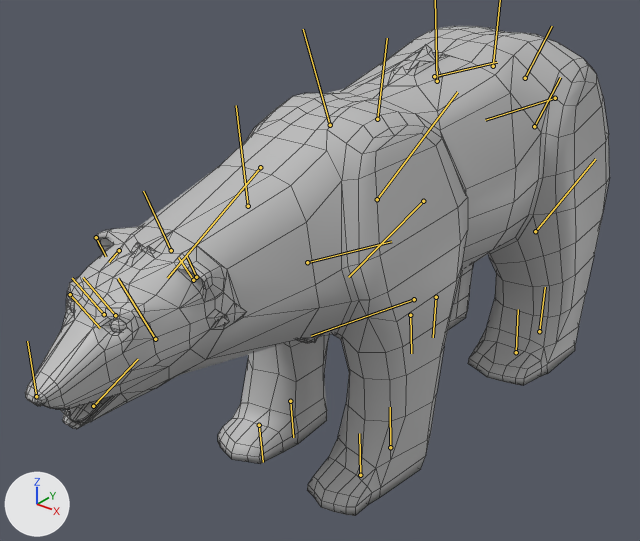
Renders of the FBX model Assets/Models/Bear_Big.fbx from each side of a commit.
One viewpoint serves both versions: a 50 mm lens placed at (0.0481, -0.0756, 0.0581), pointed at (-0.0014, -0.0138, 0.0198). The lights are fixed; the arrows at lower left show +X, +Y and +Z. Both versions are drawn at frame 491 of the action 'Take 001'; the numbers are the values there. The bones that bend it are drawn over the model as lines. Mesh edges are drawn as thin lines.

In view in the first picture: 'Bear_Big'.
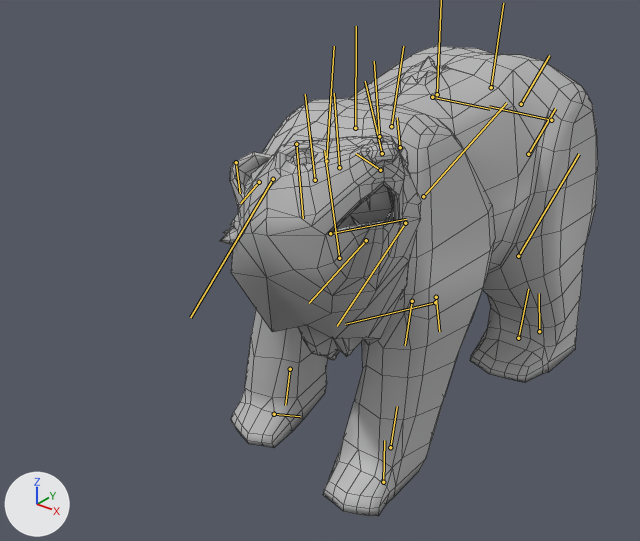
Boxes [x1, y1, x2, y2] around the edits, measured in the pictures (640 x 541 px):
'Bear_Big', posed (35% narrower)
    before: [25, 26, 610, 516]
    after: [220, 45, 598, 516]
bone 'Spine4', root to tip
    before: (330, 125) to (303, 29)
    after: (355, 128) to (356, 26)
bone 'Neck1', root to tip
    before: (248, 206) to (236, 105)
    after: (326, 161) to (334, 46)
bone 'Neck2', root to tip
    before: (171, 250) to (143, 191)
    after: (315, 180) to (305, 94)
bone 'Nose', root to tip
    before: (36, 396) to (27, 341)
    after: (382, 153) to (365, 81)
bone 'Brow_L', root to tip
    before: (115, 315) to (83, 277)
    after: (379, 136) to (374, 61)
bone 'Brow_R', root to tip
    before: (70, 294) to (100, 328)
    after: (296, 144) to (303, 218)
bone 'Jaw1', root to tip
    before: (155, 339) to (118, 278)
    after: (339, 258) to (324, 150)
bone 'Arm_L1', root to tip
    before: (377, 199) to (457, 92)
    after: (423, 196) to (506, 103)
bone 'Arm_L4', root to tip
    before: (360, 475) to (359, 433)
    after: (383, 482) to (384, 440)
bone 'Arm_R1', root to tip
    before: (260, 167) to (167, 278)
    after: (273, 179) to (190, 317)
bone 'Arm_R2', root to tip
    before: (307, 262) to (391, 241)
    after: (330, 233) to (406, 219)
bone 'Arm_R4', root to tip
    before: (259, 425) to (263, 462)
    after: (274, 414) to (300, 416)
bone 'Foot_L1', root to tip
    before: (555, 98) to (485, 120)
    after: (551, 120) to (489, 106)
bone 'Foot_L2', root to tip
    before: (535, 231) to (595, 159)
    after: (518, 256) to (579, 154)
bone 'Foot_L4', root to tip
    before: (516, 352) to (518, 309)
    after: (518, 338) to (528, 289)
bone 'Foot_R1', root to tip
    before: (434, 76) to (497, 62)
    after: (432, 97) to (490, 109)
bone 'Foot_R2', root to tip
    before: (423, 201) to (348, 277)
    after: (405, 223) to (337, 326)
bone 'Foot_R4', root to tip
    before: (410, 315) to (411, 353)
    after: (412, 301) to (405, 345)

Patch to the scene script:
```diff
--- a/Assets/Models/Bear_Big.fbx.py
+++ b/Assets/Models/Bear_Big.fbx.py
@@ bone_spine @@
 bone_spine = bpy.data.objects['Armature'].pose.bones['Spine']
-bone_spine.location = (0.0, 0.0, 0.0)
-bone_spine.rotation_quaternion = (-1.0, 0.0, 0.0, 0.0)  # degrees (0, 0, 0)
+bone_spine.location = (-0.01, -0.24, 0.0)
+bone_spine.rotation_quaternion = (-0.999, 0.0, 0.0, -0.043)  # degrees (0, 0, 5)
@@ bone_spine2 @@
 bone_spine2 = bpy.data.objects['Armature'].pose.bones['Spine2']  # child of 'Spine'
-bone_spine2.rotation_quaternion = (1.0, 0.0, 0.0, 0.0)  # degrees (0, 0, 0)
+bone_spine2.rotation_quaternion = (0.997, -0.011, 0.072, 0.0)  # degrees (-1, 8, 0)
@@ bone_spine4 @@
 bone_spine4 = bpy.data.objects['Armature'].pose.bones['Spine4']  # child of 'Spine3'
-bone_spine4.rotation_quaternion = (1.0, 0.0, 0.0, 0.0)  # degrees (0, 0, 0)
+bone_spine4.rotation_quaternion = (0.988, -0.055, 0.145, 0.021)  # degrees (-6, 17, 2)
@@ bone_neck1 @@
 bone_neck1 = bpy.data.objects['Armature'].pose.bones['Neck1']  # child of 'Spine4'
-bone_neck1.location = (0.0, 0.0, 0.0)
-bone_neck1.rotation_quaternion = (1.0, 0.0, 0.0, 0.0)  # degrees (0, 0, 0)
+bone_neck1.location = (-0.13, 0.34, 0.05)
+bone_neck1.rotation_quaternion = (0.997, -0.003, 0.057, 0.057)  # degrees (0, 7, 7)
@@ bone_neck2 @@
 bone_neck2 = bpy.data.objects['Armature'].pose.bones['Neck2']  # child of 'Neck1'
-bone_neck2.location = (0.0, 0.0, 0.0)
-bone_neck2.rotation_quaternion = (1.0, 0.0, 0.0, 0.0)  # degrees (0, 0, 0)
+bone_neck2.location = (-0.01, 0.05, 0.0)
+bone_neck2.rotation_quaternion = (0.942, 0.058, 0.164, 0.288)  # degrees (12, 16, 36)
@@ bone_nose @@
 bone_nose = bpy.data.objects['Armature'].pose.bones['Nose']  # child of 'Face'
-bone_nose.location = (0.0, 0.0, 0.0)
+bone_nose.location = (0.04, 0.07, 0.09)
@@ bone_brow_l @@
 bone_brow_l = bpy.data.objects['Armature'].pose.bones['Brow_L']  # child of 'Face'
-bone_brow_l.location = (0.0, 0.0, 0.0)
+bone_brow_l.location = (0.04, 0.02, 0.01)
@@ bone_brow_r @@
 bone_brow_r = bpy.data.objects['Armature'].pose.bones['Brow_R']  # child of 'Face'
-bone_brow_r.location = (0.0, 0.0, 0.0)
+bone_brow_r.location = (-0.04, -0.02, 0.01)
@@ bone_jaw1 @@
 bone_jaw1 = bpy.data.objects['Armature'].pose.bones['Jaw1']  # child of 'Neck2'
-bone_jaw1.rotation_quaternion = (1.0, 0.0, 0.0, 0.0)  # degrees (0, 0, 0)
+bone_jaw1.rotation_quaternion = (0.996, 0.0, 0.0, 0.085)  # degrees (0, 0, 10)
@@ bone_arm_l1 @@
 bone_arm_l1 = bpy.data.objects['Armature'].pose.bones['Arm_L1']  # child of 'Spine4'
-bone_arm_l1.rotation_quaternion = (1.0, 0.0, 0.0, 0.0)  # degrees (0, 0, 0)
+bone_arm_l1.rotation_quaternion = (0.975, 0.215, -0.055, 0.023)  # degrees (25, -7, 1)
@@ bone_arm_l4 @@
 bone_arm_l4 = bpy.data.objects['Armature'].pose.bones['Arm_L4']  # child of 'Arm_L3'
-bone_arm_l4.location = (0.0, 0.0, 0.0)
-bone_arm_l4.rotation_quaternion = (1.0, 0.0, 0.0, 0.0)  # degrees (0, 0, 0)
+bone_arm_l4.location = (-0.06, -0.03, -0.24)
+bone_arm_l4.rotation_quaternion = (0.972, 0.044, 0.229, -0.035)  # degrees (4, 27, -3)
@@ bone_arm_r1 @@
 bone_arm_r1 = bpy.data.objects['Armature'].pose.bones['Arm_R1']  # child of 'Spine4'
-bone_arm_r1.rotation_quaternion = (1.0, 0.0, 0.0, 0.0)  # degrees (0, 0, 0)
+bone_arm_r1.rotation_quaternion = (0.943, -0.212, 0.073, 0.245)  # degrees (-22, 14, 26)
@@ bone_arm_r2 @@
 bone_arm_r2 = bpy.data.objects['Armature'].pose.bones['Arm_R2']  # child of 'Arm_R1'
-bone_arm_r2.rotation_quaternion = (1.0, 0.0, 0.0, 0.0)  # degrees (0, 0, 0)
+bone_arm_r2.rotation_quaternion = (0.981, 0.0, 0.0, 0.193)  # degrees (0, 0, 22)
@@ bone_arm_r4 @@
 bone_arm_r4 = bpy.data.objects['Armature'].pose.bones['Arm_R4']  # child of 'Arm_R3'
-bone_arm_r4.location = (0.0, 0.0, 0.0)
-bone_arm_r4.rotation_quaternion = (1.0, 0.0, 0.0, 0.0)  # degrees (0, 0, 0)
+bone_arm_r4.location = (0.23, 0.44, -0.07)
+bone_arm_r4.rotation_quaternion = (0.877, -0.076, -0.033, -0.474)  # degrees (-6, -7, -56)
@@ bone_foot_l1 @@
 bone_foot_l1 = bpy.data.objects['Armature'].pose.bones['Foot_L1']  # child of 'Spine'
-bone_foot_l1.rotation_quaternion = (1.0, 0.0, 0.0, 0.0)  # degrees (0, 0, 0)
+bone_foot_l1.rotation_quaternion = (0.997, 0.0, 0.0, 0.076)  # degrees (0, 0, 9)
@@ bone_foot_l2 @@
 bone_foot_l2 = bpy.data.objects['Armature'].pose.bones['Foot_L2']  # child of 'Foot_L1'
-bone_foot_l2.rotation_quaternion = (1.0, 0.0, 0.0, 0.0)  # degrees (0, 0, 0)
+bone_foot_l2.rotation_quaternion = (0.969, 0.0, 0.0, 0.246)  # degrees (0, 0, 29)
@@ bone_foot_l4 @@
 bone_foot_l4 = bpy.data.objects['Armature'].pose.bones['Foot_L4']  # child of 'Foot_L3'
-bone_foot_l4.location = (0.0, 0.0, 0.0)
-bone_foot_l4.rotation_quaternion = (1.0, 0.0, 0.0, 0.0)  # degrees (0, 0, 0)
+bone_foot_l4.location = (-0.14, 0.33, 0.0)
+bone_foot_l4.rotation_quaternion = (0.96, 0.0, 0.0, 0.281)  # degrees (0, 0, 33)
@@ bone_foot_r1 @@
 bone_foot_r1 = bpy.data.objects['Armature'].pose.bones['Foot_R1']  # child of 'Spine'
-bone_foot_r1.rotation_quaternion = (1.0, 0.0, 0.0, 0.0)  # degrees (0, 0, 0)
+bone_foot_r1.rotation_quaternion = (0.997, 0.0, 0.0, 0.078)  # degrees (0, 0, 9)
@@ bone_foot_r2 @@
 bone_foot_r2 = bpy.data.objects['Armature'].pose.bones['Foot_R2']  # child of 'Foot_R1'
-bone_foot_r2.rotation_quaternion = (1.0, 0.0, 0.0, 0.0)  # degrees (0, 0, 0)
+bone_foot_r2.rotation_quaternion = (0.968, 0.0, 0.0, 0.249)  # degrees (0, 0, 29)
@@ bone_foot_r4 @@
 bone_foot_r4 = bpy.data.objects['Armature'].pose.bones['Foot_R4']  # child of 'Foot_R3'
-bone_foot_r4.location = (0.0, 0.0, 0.0)
-bone_foot_r4.rotation_quaternion = (1.0, 0.0, 0.0, 0.0)  # degrees (0, 0, 0)
+bone_foot_r4.location = (0.14, -0.34, 0.0)
+bone_foot_r4.rotation_quaternion = (0.959, 0.0, 0.0, 0.282)  # degrees (0, 0, 33)
```
